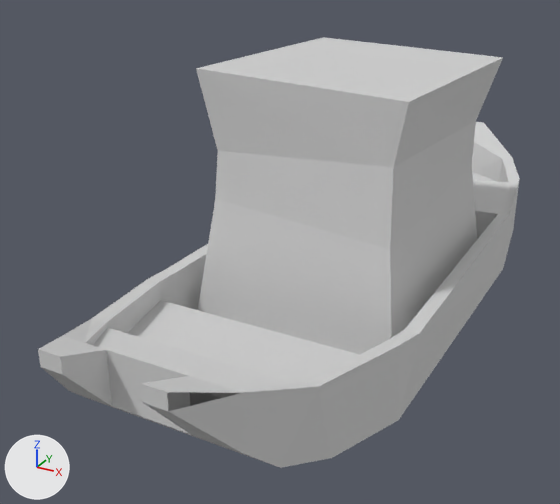
An edit to the COLLADA model art/meshes/props/fireship_prop.dae, drawn before and after from the same camera.
Before and after are seen from a 50 mm lens placed at (6.94, -16.49, 9.07), pointed at (-1.2, -1.69, 1.67). Lighting does not change. The marker at lower left points along +X, +Y and +Z. Where no turn or scale is listed for an object, it has been applied to the vertices.

In view in the first picture: 'finish_ken_ship', 'finish_ken_ship_001'.
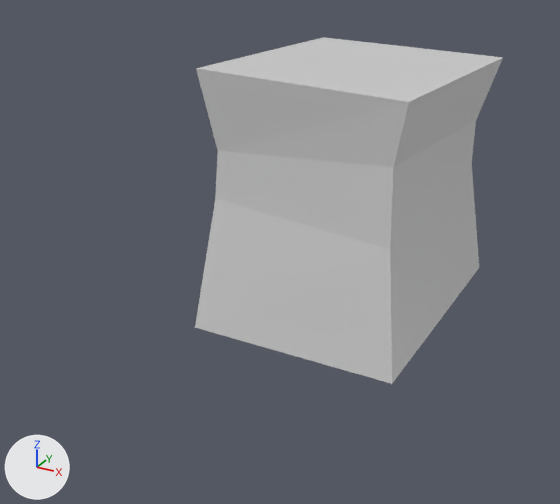
Commit message: Fix broken mesh

Changed parts and their boxes [x1, y1, x2, y2] in the pictures (560 x 504 px):
'finish_ken_ship', deleted: before [38, 122, 520, 468]

What the commit changed:
Object 'finish_ken_ship' (ob_finish_ken_ship) is deleted.
